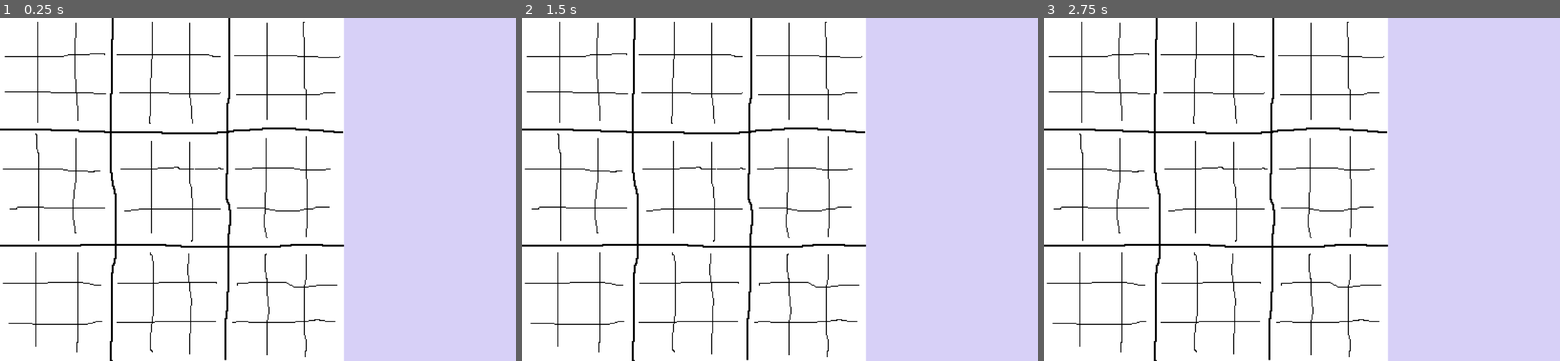
Above: before the commit, frames 1-3 (left to right).
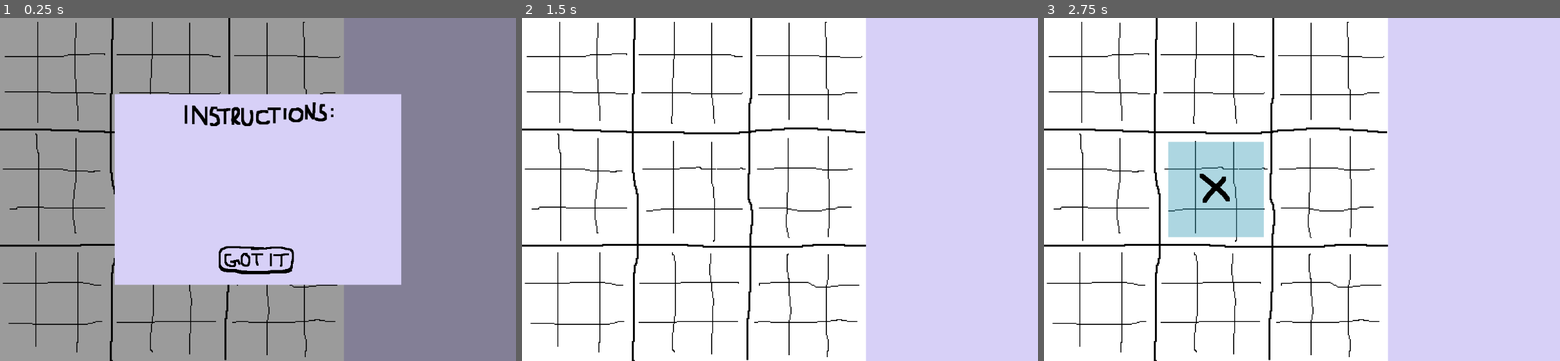
Above: after the commit, the same moments.

Repository: bililun/ultimate
Game: Godot game, scene res://main.tscn
Same seed, same stepped clock (60 frames per second), same inputs: the game is played once before the commit and once after it. The project has no main scene, so this scene is started directly.
Inputs (mouse positions are in pixels of both pictures, inside the frame that each line leads up to):
- Up to frame 1 (0.25 s): no input
- Up to frame 2 (1.5 s): click (780, 261) at 0.52 s; tap Enter at 1.25 s; move the mouse to (893, 172) at 1.27 s; click (893, 172) at 1.42 s
- Up to frame 3 (2.75 s): tap Space at 2 s; move the mouse to (1198, 206) at 2.02 s; click (1198, 206) at 2.17 s

The runs differ from the first frame. In frame 1, 92% of the frame differs, in the area x 0-100%, y 0-100%; in frame 2, nothing differs; in frame 3, 5.2%.
Error before the commit: Invalid call. Nonexistent function 'get_width' in base 'Sprite2D'. (res://main.gd:11)

Commit message:
basics

Diff:
--- /dev/null
+++ b/fog.gd
@@ -0,0 +1,40 @@
+extends Node2D
+
+@export var fog_textures: Array[Texture2D]
+var durations = [13, 15, 17, 19, 23, 29, 32, 37]
+var spread = 50
+var fogblob
+var cmb: Vector2i # current miniboard
+var tmb: Vector2i # target miniboard (of the player, to avoid)
+var cell_size: int
+
+
+# Called when the node enters the scene tree for the first time.
+func _ready():
+	fogblob = $FogBlob
+	# for every fog in the fog texture, make a parent node2d, sprite, and tween their rotation
+	for t in range(fog_textures.size()):
+		var rotator_node = Node2D.new()
+		fogblob.add_child(rotator_node)
+
+		var fog_sprite = Sprite2D.new()
+		fog_sprite.texture = fog_textures[t]
+		rotator_node.add_child(fog_sprite)
+		fog_sprite.position = Vector2(randi() % spread*2 - spread, randi() % spread*2 - spread) # -spread to +spread
+
+		var flip = ((randi() % 2) * 2) - 1 # -1 or +1
+
+		var tween = create_tween()
+		tween.set_loops()
+		tween.set_parallel(true)
+		tween.tween_property(rotator_node, "rotation_degrees", 360 * flip, durations[t]).as_relative()
+		tween.tween_property(fog_sprite, "rotation_degrees", 360 * flip * -1, durations[t]).as_relative()
+
+
+func update_target_miniboard(target_miniboard):
+	tmb = target_miniboard
+
+func new_game(cell_size):
+	cell_size = cell_size
+	cmb = Vector2i(-1, -1)
+	tmb = Vector2i(-1, -1)
--- /dev/null
+++ b/fog.tscn
@@ -0,0 +1,29 @@
+[gd_scene load_steps=8 format=3 uid="uid://cu636m2qh62ep"]
+
+[ext_resource type="Texture2D" uid="uid://bcupnq2wttjgs" path="res://assets/fogs/fog1.png" id="1_tcyr7"]
+[ext_resource type="Script" path="res://fog.gd" id="1_tubo7"]
+[ext_resource type="Texture2D" uid="uid://cg1i7ori35a5f" path="res://assets/fogs/fog2.png" id="2_etlmv"]
+[ext_resource type="Texture2D" uid="uid://0q4ssncgtujd" path="res://assets/fogs/fog0.png" id="2_tafvl"]
+[ext_resource type="Texture2D" uid="uid://due4lkumv5jni" path="res://assets/fogs/fog3.png" id="3_t4s0k"]
+[ext_resource type="Texture2D" uid="uid://brnvy0penp30u" path="res://assets/fogs/fog4.png" id="6_rwabm"]
+[ext_resource type="Texture2D" uid="uid://cd8u3ctycxq23" path="res://assets/fogs/fog5.png" id="7_inhrb"]
+
+[node name="Fog" type="Node2D"]
+position = Vector2(120, 120)
+script = ExtResource("1_tubo7")
+fog_textures = Array[Texture2D]([ExtResource("2_tafvl"), ExtResource("1_tcyr7"), ExtResource("2_etlmv"), ExtResource("3_t4s0k"), ExtResource("6_rwabm"), ExtResource("7_inhrb")])
+
+[node name="FogBlob" type="Node2D" parent="."]
+
+[node name="DevSeePanel" type="Panel" parent="FogBlob"]
+anchors_preset = 8
+anchor_left = 0.5
+anchor_top = 0.5
+anchor_right = 0.5
+anchor_bottom = 0.5
+offset_left = -120.0
+offset_top = -120.0
+offset_right = 120.0
+offset_bottom = 120.0
+grow_horizontal = 2
+grow_vertical = 2
--- /dev/null
+++ b/instructions.gd
@@ -0,0 +1,12 @@
+extends Control
+
+signal button_pressed
+
+func _on_button_pressed():
+	button_pressed.emit()
+
+
+func hide_and_disable():
+	visible = false
+	process_mode = Node.PROCESS_MODE_DISABLED
+	pass
--- /dev/null
+++ b/instructions.tscn
@@ -0,0 +1,68 @@
+[gd_scene load_steps=7 format=3 uid="uid://bwi15thj61qer"]
+
+[ext_resource type="Texture2D" uid="uid://bwjh72jxp0sjl" path="res://assets/instructions.png" id="1_84jo5"]
+[ext_resource type="Script" path="res://instructions.gd" id="1_fd4de"]
+[ext_resource type="Texture2D" uid="uid://dkxpk2wd7cddd" path="res://assets/got it normal.png" id="2_ne51x"]
+[ext_resource type="Texture2D" uid="uid://2ksdhpkqjsr2" path="res://assets/got it pressed.png" id="3_1jt3v"]
+
+[sub_resource type="StyleBoxFlat" id="StyleBoxFlat_wq8lj"]
+bg_color = Color(0, 0, 0, 0.392157)
+
+[sub_resource type="StyleBoxFlat" id="StyleBoxFlat_g1mq2"]
+bg_color = Color(0.843137, 0.815686, 0.968627, 1)
+
+[node name="Instructions" type="Control"]
+layout_mode = 3
+anchors_preset = 15
+anchor_right = 1.0
+anchor_bottom = 1.0
+grow_horizontal = 2
+grow_vertical = 2
+script = ExtResource("1_fd4de")
+
+[node name="BGPanel" type="Panel" parent="."]
+layout_mode = 1
+anchors_preset = 15
+anchor_right = 1.0
+anchor_bottom = 1.0
+grow_horizontal = 2
+grow_vertical = 2
+theme_override_styles/panel = SubResource("StyleBoxFlat_wq8lj")
+
+[node name="CenterPanel" type="Panel" parent="."]
+layout_mode = 1
+anchors_preset = 8
+anchor_left = 0.5
+anchor_top = 0.5
+anchor_right = 0.5
+anchor_bottom = 0.5
+offset_left = -300.0
+offset_top = -200.0
+offset_right = 300.0
+offset_bottom = 200.0
+grow_horizontal = 2
+grow_vertical = 2
+theme_override_styles/panel = SubResource("StyleBoxFlat_g1mq2")
+
+[node name="InstructionsImage" type="Sprite2D" parent="."]
+position = Vector2(540, 200)
+scale = Vector2(0.67, 0.67)
+texture = ExtResource("1_84jo5")
+
+[node name="Button" type="TextureButton" parent="."]
+layout_mode = 1
+anchors_preset = 8
+anchor_left = 0.5
+anchor_top = 0.5
+anchor_right = 0.5
+anchor_bottom = 0.5
+offset_left = -86.0
+offset_top = 120.0
+offset_right = 86.0
+offset_bottom = 187.0
+grow_horizontal = 2
+grow_vertical = 2
+texture_normal = ExtResource("2_ne51x")
+texture_pressed = ExtResource("3_1jt3v")
+
+[connection signal="pressed" from="Button" to="." method="_on_button_pressed"]
--- a/main.gd
+++ b/main.gd
@@ -1,6 +1,13 @@
 extends Node
 
+enum State {INSTRUCTIONS, PLAYER, COMPUTER, GAMEOVER}
+
 var cell_size: int
+var removables: Array
+var turn: int
+var grid_state: Array
+var game_state: State
+var target_miniboard: Vector2i # (-1, -1) means any
 
 @export var cross_scene: PackedScene
 @export var circle_scene: PackedScene
@@ -8,22 +15,116 @@
 
 # Called when the node enters the scene tree for the first time.
 func _ready():
-	cell_size = $Board.get_width() / 9
+	cell_size = $Board.texture.get_width() / 9
+	new_game()
+
+
+func new_game():
+	for n in removables:
+		n.queue_free()
+	removables = []
+	turn = 1
+	grid_state = [[0,0,0, 0,0,0, 0,0,0],
+				  [0,0,0, 0,0,0, 0,0,0],
+				  [0,0,0, 0,0,0, 0,0,0],
+				  [0,0,0, 0,0,0, 0,0,0],
+				  [0,0,0, 0,0,0, 0,0,0],
+				  [0,0,0, 0,0,0, 0,0,0],
+				  [0,0,0, 0,0,0, 0,0,0],
+				  [0,0,0, 0,0,0, 0,0,0],
+				  [0,0,0, 0,0,0, 0,0,0]]
+	game_state = State.INSTRUCTIONS
+	target_miniboard = Vector2(-1, -1)
+	$Fog.new_game(cell_size)
+	# hide the highlight panel bc you can play anywhere
+	$HighlightPanel.visible = false
+
 
 func _input(event):
 	if event is InputEventMouseButton and event.button_index == MOUSE_BUTTON_LEFT and event.pressed:
-		if event.position.x < cell_size * 9:
-			handle_board_click(event)
-		else:
-			handle_panel_click(event)
+		match game_state:
+			State.INSTRUCTIONS:
+				# handled with button and signals
+				pass
+			State.PLAYER:
+				if event.position.x < cell_size * 9:
+					handle_board_click(event)
+				else:
+					handle_panel_click(event)
+			State.COMPUTER:
+				pass
+			State.GAMEOVER:
+				print("todo gameover")
+
 
 func handle_board_click(event):
-	print("todo: handle board click")
-	pass
+	var grid_pos = Vector2i(event.position / cell_size)
+	print(grid_pos)
+	if (target_miniboard == Vector2i(-1, -1) or get_miniboard(grid_pos) == target_miniboard) and grid_state[grid_pos.y][grid_pos.x] == 0:
+		take_turn(grid_pos)
+
+func take_turn(grid_pos):
+	# assumes validity has already been checked
+	grid_state[grid_pos.y][grid_pos.x] = turn
+	create_marker(turn, grid_pos)
+	check_wins(grid_pos)
+	turn *= -1
+	target_miniboard = get_pos_within_miniboard(grid_pos)
+	$Fog.update_target_miniboard(target_miniboard)
+
+	# if this is the first turn, position and visible
+	if not $HighlightPanel.visible:
+		$HighlightPanel.position = get_miniboard(grid_pos) * cell_size * 3 + Vector2i(20, 20)
+		$HighlightPanel.visible = true
+		print("visibled it to ", $HighlightPanel.position)
+
+	# tween it
+	var tween = create_tween()
+	tween.tween_property($HighlightPanel, "position", Vector2(target_miniboard * cell_size * 3 + Vector2i(20,20)), 0.1)
+
 
 func handle_panel_click(event):
 	pass
 
-func new_game():
-	print("todo: implement new game")
-	pass
+
+func create_marker(marker_turn, grid_pos):
+	var marker
+	if marker_turn == 1:
+		marker = cross_scene.instantiate()
+	elif marker_turn == -1:
+		marker = circle_scene.instantiate()
+	add_child(marker)
+	marker.position = grid_pos * cell_size
+	removables.append(marker)
+
+
+func check_wins(grid_pos):
+	# check if this caused a miniboard win
+	# mb stores the index of the top-left corner of the miniboard that grid_pos is part of
+	var mb = get_miniboard(grid_pos) * 3
+	var horizsum = grid_state[grid_pos.y][mb.x] + grid_state[grid_pos.y][mb.x + 1] + grid_state[grid_pos.y][mb.x + 2]
+	var vertsum = grid_state[mb.y][grid_pos.x] + grid_state[mb.y + 1][grid_pos.x] + grid_state[mb.y + 2][grid_pos.x]
+	# check both diagonals bc it's easier than figuring out if grid_pos is on a diagonal
+	var down_diagsum = grid_state[mb.x][mb.y] + grid_state[mb.x + 1][mb.y + 1] + grid_state[mb.x + 2][mb.y + 2]
+	var up_diagsum = grid_state[mb.x + 2][mb.y] + grid_state[mb.x + 1][mb.y + 1] + grid_state[mb.x][mb.y + 2]
+
+	if horizsum == 3 or vertsum == 3 or up_diagsum == 3 or down_diagsum == 3:
+		print("player wins!")
+	elif horizsum == -3 or vertsum == -3 or up_diagsum == -3 or down_diagsum == -3:
+		print("computer wins!")
+	else:
+		return
+
+	# reach here if player or computer won the miniboard
+	print("todo: check for big board win")
+
+
+func _on_instructions_button_pressed():
+	game_state = State.PLAYER
+	$Instructions.hide_and_disable()
+
+
+func get_miniboard(grid_pos):
+	return Vector2i(grid_pos / 3)
+func get_pos_within_miniboard(grid_pos):
+	return Vector2i(grid_pos % 3)
--- a/main.tscn
+++ b/main.tscn
@@ -1,18 +1,39 @@
-[gd_scene load_steps=4 format=3 uid="uid://ibjm0qenul6a"]
+[gd_scene load_steps=9 format=3 uid="uid://ibjm0qenul6a"]
 
 [ext_resource type="Script" path="res://main.gd" id="1_bjkn7"]
 [ext_resource type="PackedScene" uid="uid://b45ur8y2kicpe" path="res://board.tscn" id="2_712ly"]
+[ext_resource type="PackedScene" uid="uid://3rqu2t3nfdo0" path="res://cross.tscn" id="2_vulei"]
+[ext_resource type="PackedScene" uid="uid://dep0u71m5brnm" path="res://circle.tscn" id="3_okc65"]
+[ext_resource type="PackedScene" uid="uid://bwi15thj61qer" path="res://instructions.tscn" id="5_7fv8w"]
+[ext_resource type="PackedScene" uid="uid://cu636m2qh62ep" path="res://fog.tscn" id="5_cvboi"]
+
+[sub_resource type="StyleBoxFlat" id="StyleBoxFlat_dhqun"]
+bg_color = Color(0.176471, 0.592157, 0.694118, 0.392157)
 
 [sub_resource type="StyleBoxFlat" id="StyleBoxFlat_a6w00"]
 bg_color = Color(0.843137, 0.815686, 0.968627, 1)
 
 [node name="Main" type="Node"]
 script = ExtResource("1_bjkn7")
+cross_scene = ExtResource("2_vulei")
+circle_scene = ExtResource("3_okc65")
 
 [node name="Board" parent="." instance=ExtResource("2_712ly")]
 
-[node name="Panel" type="Panel" parent="."]
+[node name="HighlightPanel" type="Panel" parent="."]
+offset_right = 200.0
+offset_bottom = 200.0
+theme_override_styles/panel = SubResource("StyleBoxFlat_dhqun")
+
+[node name="Fog" parent="." instance=ExtResource("5_cvboi")]
+visible = false
+
+[node name="SidePanel" type="Panel" parent="."]
 offset_left = 720.0
 offset_right = 1080.0
 offset_bottom = 720.0
 theme_override_styles/panel = SubResource("StyleBoxFlat_a6w00")
+
+[node name="Instructions" parent="." instance=ExtResource("5_7fv8w")]
+
+[connection signal="button_pressed" from="Instructions" to="." method="_on_instructions_button_pressed"]
Binary file added: assets/fogs/fog0.png
Not shown, added: assets/fogs/fog0.png.import
Binary file added: assets/fogs/fog1.png
Not shown, added: assets/fogs/fog1.png.import
Binary file added: assets/fogs/fog2.png
Not shown, added: assets/fogs/fog2.png.import
Binary file added: assets/fogs/fog3.png
Not shown, added: assets/fogs/fog3.png.import
Binary file added: assets/fogs/fog4.png
Not shown, added: assets/fogs/fog4.png.import
Binary file added: assets/fogs/fog5.png
Not shown, added: assets/fogs/fog5.png.import
(and 8 more such lines)
